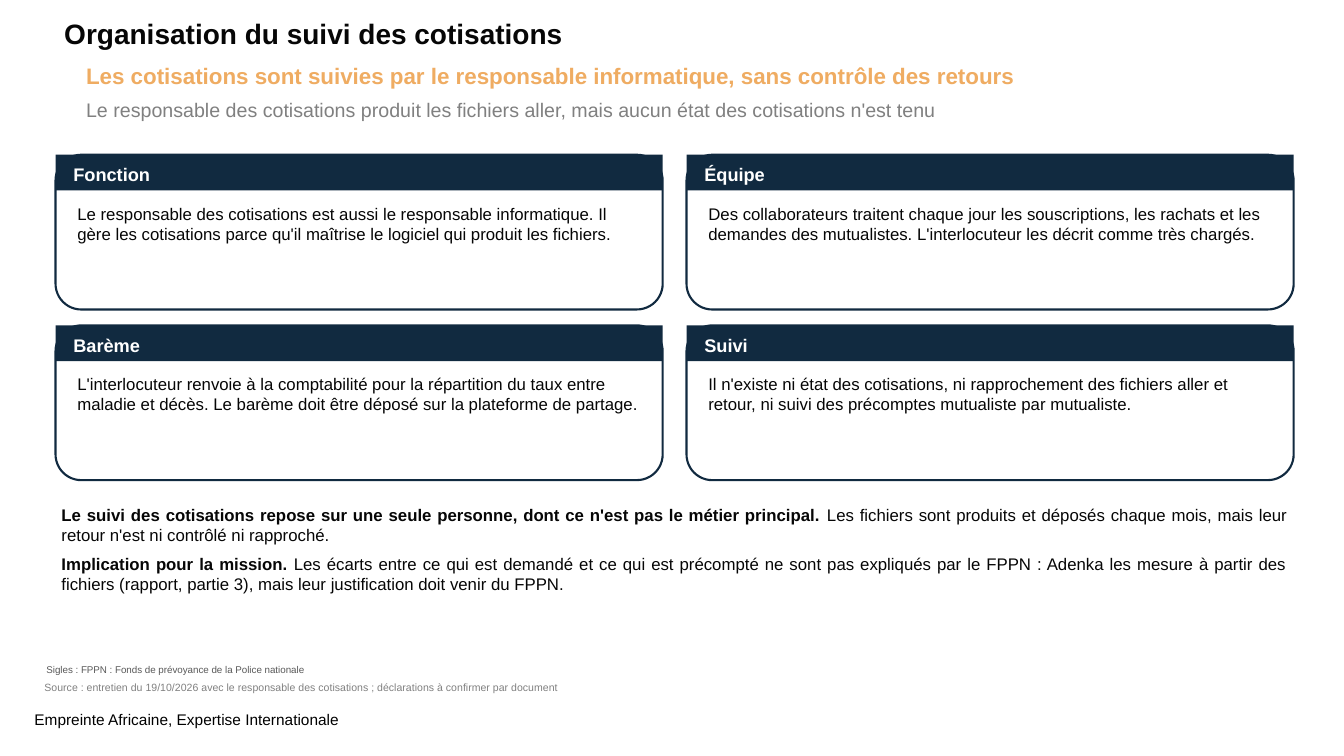
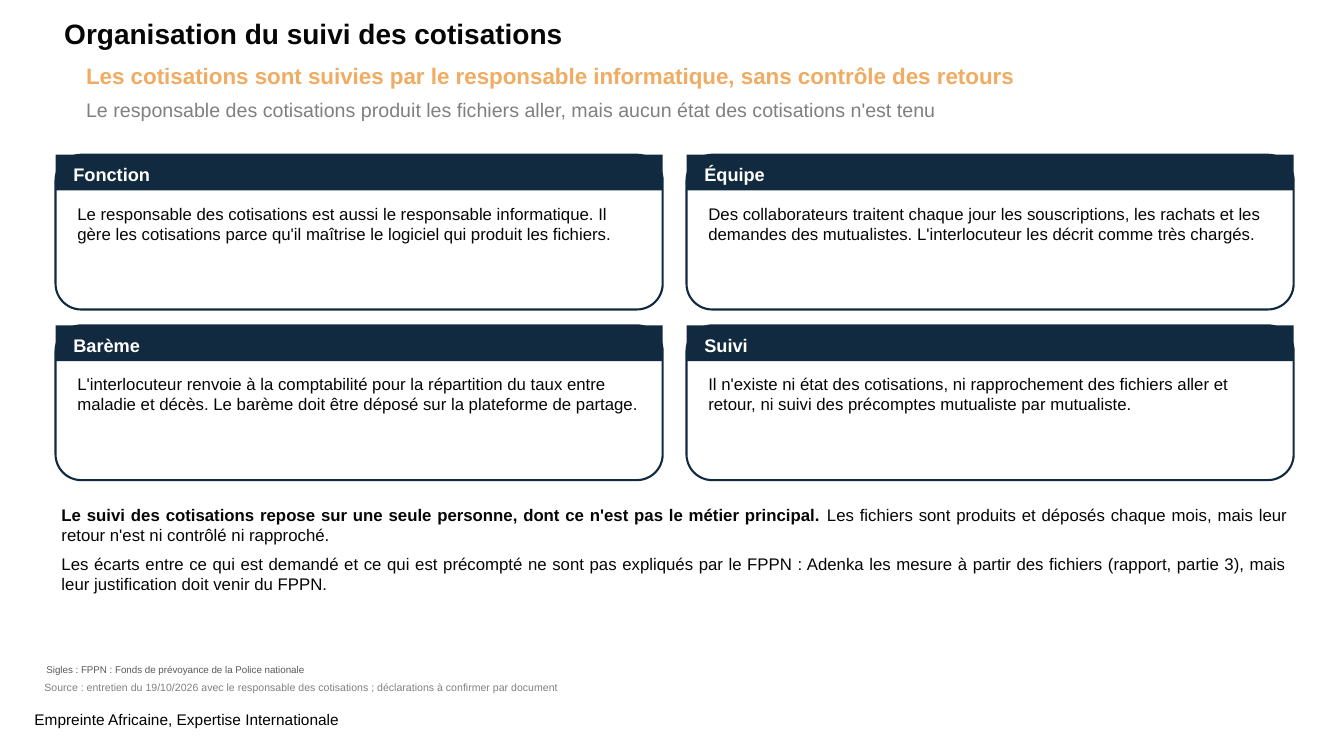
Before and after one commit to siakoel-art/FPPN, a slide deck: slide 3 of entretiens/FPPN_CR_entretien_cotisations_20261019.pptx. Drawn at 1344x756 pixels with LibreOffice and Linux fonts; fonts in the diff are those of the drawing; background and template pictures are left out. Boxes give left, top, right and bottom in pixels: in the first picture for what was removed or moved away, otherwise in the second. Text is boxed around its words. In the diff, an @@ line names an element or a change of style, - is before the commit and + after.

```diff
--- a/entretiens/FPPN_CR_entretien_cotisations_20261019.pptx
+++ b/entretiens/FPPN_CR_entretien_cotisations_20261019.pptx
@@ text at [61, 557, 1285, 594]: text changed @@
-Implication pour la mission. Les écarts entre ce qui est demandé et ce qui est précompté ne sont pas expliqués par le FPPN : Adenka les mesure à partir des fichiers (rapport, partie 3), mais leur justification doit venir du FPPN.
+Les écarts entre ce qui est demandé et ce qui est précompté ne sont pas expliqués par le FPPN : Adenka les mesure à partir des fichiers (rapport, partie 3), mais leur justification doit venir du FPPN.
```
Also in this commit, not shown: 8 other slides changed, 23 other files.
